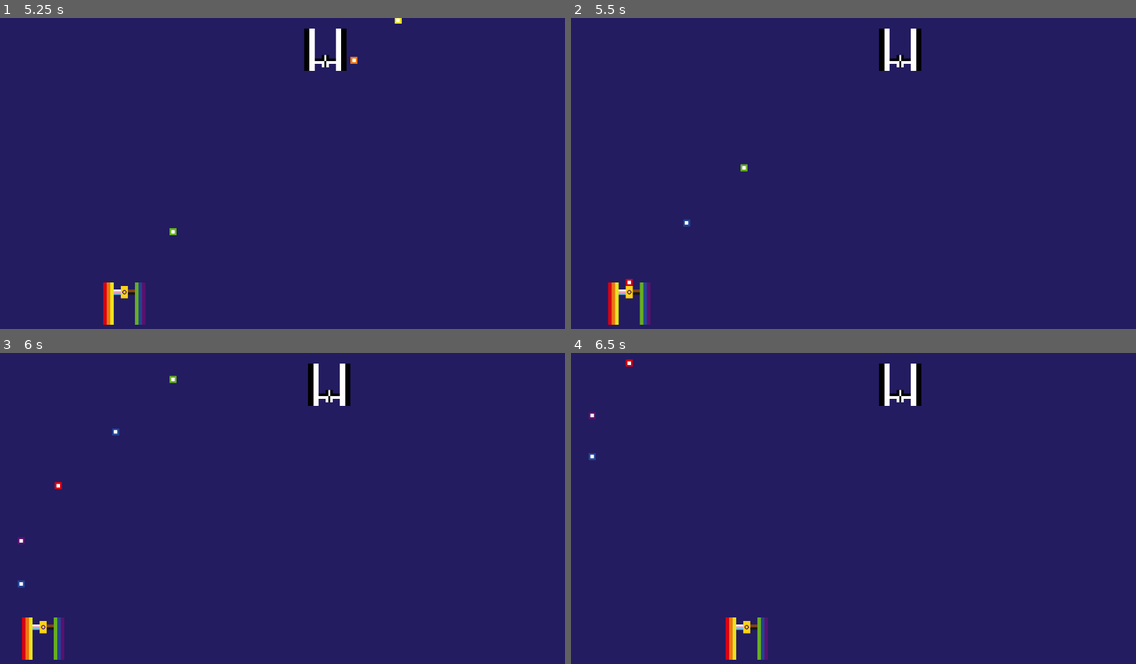
Above: before the commit, frames 1-4 (two rows, left to right).
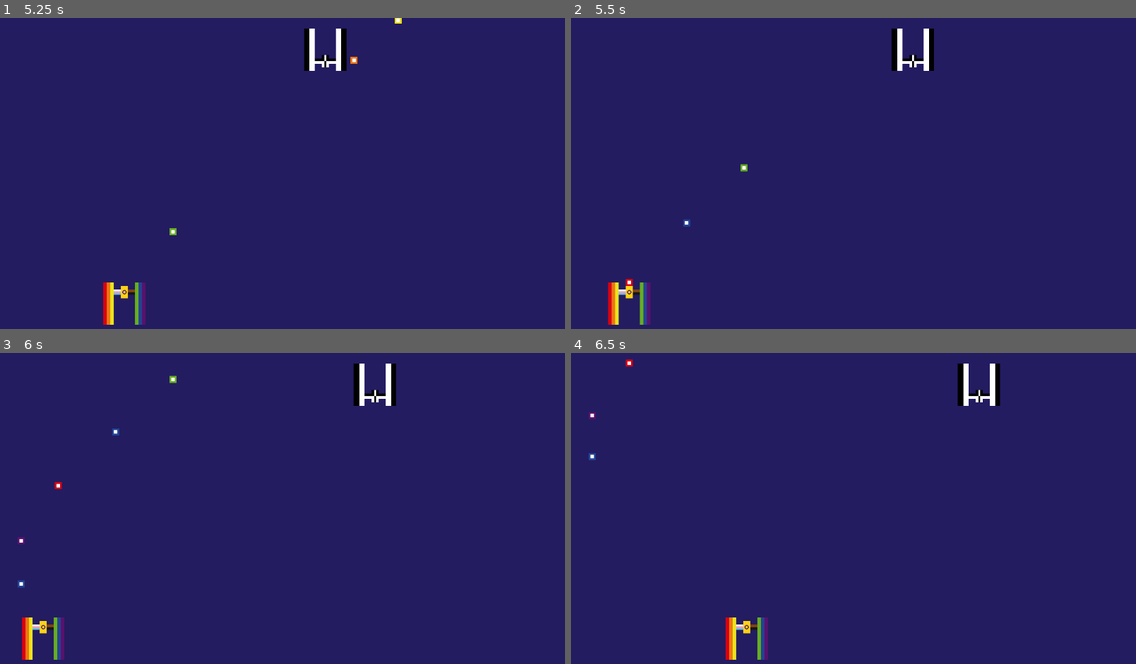
Above: after the commit, the same moments.

Repository: yndajas/qgjam-2023
Game: Godot game, scene res://main.tscn
Two runs of this game, one before a commit and one after it. Both use one fixed random seed, a clock stepped at 60 frames per second and the inputs below. The project has no main scene, so this scene is started directly.
Inputs:
- Up to frame 1 (5.25 s): hold Right (move_right) 0.53-1.28 s; hold Space (fire) 0.53-1.28 s; hold Left (move_left) 1.28-2.03 s; tap Space (fire) at 1.35, 2.85, 4.35 s; hold Space (fire) 2.03-2.78 s; hold Right (move_right) 2.03-3.53 s; hold Space (fire) 3.53-4.28 s; hold Left (move_left) from 3.53 s (still down); hold Space (fire) from 5.03 s (still down)
- Up to frame 2 (5.5 s): keep holding Left (move_left); keep holding Space (fire)
- Up to frame 3 (6 s): release Left (move_left) at 5.78 s; release Space (fire) at 5.78 s; hold Right (move_right) from 5.78 s (still down); tap Space (fire) at 5.85 s
- Up to frame 4 (6.5 s): keep holding Right (move_right)

Frame 1 is identical in both runs. In frame 2, 1.0% of the frame differs, in the area x 54-65%, y 3-18%; in frame 3, 1.2%, in the area x 54-71%, y 3-18%; in frame 4, 1.2%.

Commit message:
Add enemy/bullet collision
Adjust collision layers and masks to allow bullets to register
collisions with objects on layers 1 and 2, but not to have any physics
engine effect since it's not on any layers itself

Diff:
--- a/scenes/bullet.tscn
+++ b/scenes/bullet.tscn
@@ -10,6 +10,10 @@
 size = Vector2(16, 16)
 
 [node name="Bullet" type="RigidBody2D"]
+collision_layer = 0
+collision_mask = 3
+max_contacts_reported = 1
+contact_monitor = true
 linear_velocity = Vector2(2.08165e-12, -600)
 script = ExtResource("1_r42ri")
 fire_sounds = Array[AudioStreamWAV]([ExtResource("2_eox8w"), ExtResource("3_mbbqu"), ExtResource("4_i7nne")])
@@ -26,3 +30,5 @@
 
 [node name="SfxPlayer" type="AudioStreamPlayer" parent="."]
 autoplay = true
+
+[connection signal="body_entered" from="." to="." method="_on_body_entered"]
--- a/scenes/enemy.tscn
+++ b/scenes/enemy.tscn
@@ -7,6 +7,8 @@
 size = Vector2(96, 96)
 
 [node name="Enemy" type="CharacterBody2D"]
+collision_layer = 2
+collision_mask = 0
 script = ExtResource("1_abaap")
 
 [node name="Sprite2D" type="Sprite2D" parent="."]
--- a/scenes/player.tscn
+++ b/scenes/player.tscn
@@ -18,6 +18,7 @@
 size = Vector2(96, 96)
 
 [node name="Player" type="CharacterBody2D"]
+collision_mask = 0
 script = ExtResource("1_80y7t")
 
 [node name="AnimatedSprite2D" type="AnimatedSprite2D" parent="."]
--- a/scripts/bullet.gd
+++ b/scripts/bullet.gd
@@ -24,6 +24,12 @@
 		queue_free()
 
 
+func _on_body_entered(body: Node) -> void:
+	if body.has_method("on_hit"):
+		body.on_hit()
+		queue_free()
+
+
 func is_off_screen() -> bool:
 	return is_off_screen_bottom() or is_off_screen_top()
 
--- a/scripts/enemy.gd
+++ b/scripts/enemy.gd
@@ -22,5 +22,9 @@
 	return x_position() - enemy_edge_offset > Global.PLAYABLE_RIGHT_EDGE
 
 
+func on_hit() -> void:
+	print_debug("enemy_hit")
+
+
 func x_position() -> float:
 	return self.global_position[0]
